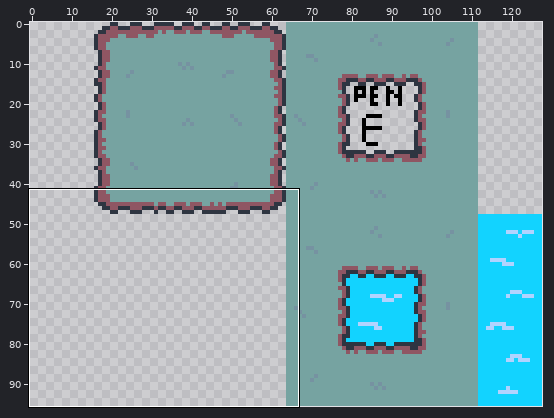
Sprite sheet, stored at Aseprite/Terrain.png. Above: a wide view before the commit, with the close-up outlined.
Close-up. The starting point:
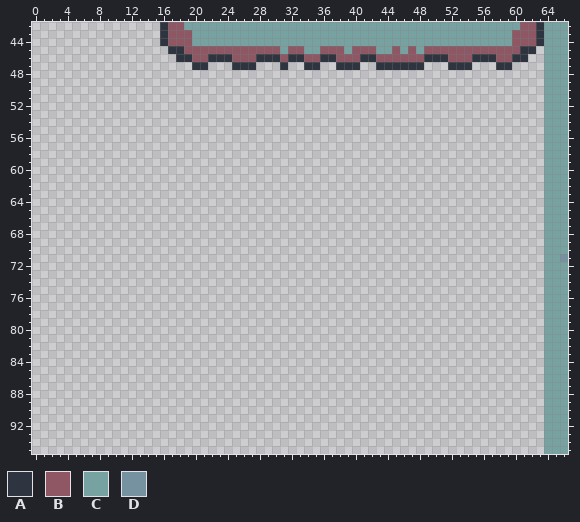
The file is 128x96 pixels. Shown: x 0..66, y 42..95.
Palette (. is transparent): A #2e3541  B #8f5663  C #76a3a1  D #7692a1
Pixels before (only the part around the change), first column x 0:
42 ................ABBCCCCCCCCCCCCCCCCCCCCCCCCCCCCCCCCCCCCCCCCCCBBACCC
43 ................ABBBCCCCCCCCCCCCCCCCCCCCCCCCCCCCCCCCCCCCCCCCBBBACCC
44 ................ABBBCCCCCCCCCCCCCCCCCCCCCCCCCCCCCCCCCCCCCCCCBBBACCC
45 .................AABBBBBBBBBBBBCBBCCBBBCBBBCCBCBCBBBBBBBBBBBBAA.CCC
46 ..................AABBAAABBBAAABAABBAABBBAABBBBBBAAABBBAAABBAA..CCC
47 ....................AA...AAA...A..AA..AAA..AAAAAA...AAA...AA....CCC
48 ................................................................CCC
49 ................................................................CCC
50 ................................................................CCC
51 ................................................................CCC
52 ................................................................CCC
53 ................................................................CCC
54 ................................................................CCC
55 ................................................................CCC
56 ................................................................CCC
57 ................................................................CCC
58 ................................................................CCC
59 ................................................................CCC
60 ................................................................CCC
61 ................................................................CCC
62 ................................................................CCC
63 ................................................................CCC
64 ................................................................CCC
65 ................................................................CCC
66 ................................................................CCC
67 ................................................................CCC
68 ................................................................CCC
69 ................................................................CCC
70 ................................................................CCC
71 ................................................................CCD
72 ................................................................CCC
73 ................................................................CCC
74 ................................................................CCC
75 ................................................................CCC
76 ................................................................CCC
77 ................................................................CCC
78 ................................................................CCC
79 ................................................................CCC
80 ................................................................CCC
81 ................................................................CCC
82 ................................................................CCC
83 ................................................................CCC
84 ................................................................CCC
85 ................................................................CCC
86 ................................................................CCC
87 ................................................................CCC
88 ................................................................CCC
89 ................................................................CCC
90 ................................................................CCC
91 ................................................................CCC
92 ................................................................CCC
93 ................................................................CCC
94 ................................................................CCC
95 ................................................................CCC
The same view after the edit:
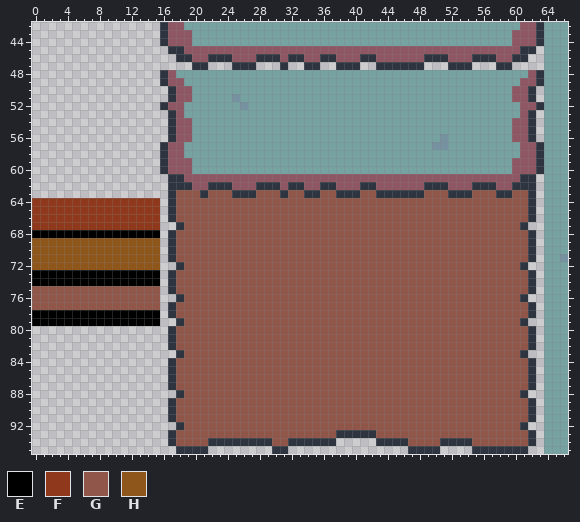
Colours new in this view: E #000000  F #8f381c  G #8f5649  H #8f561c
Edits made:
Changed rows in their new state; - is an unchanged pixel.
first column x 0:
45 -------------------------------B--BB---B---BB-B-B---------------
48 ----------------ABCCCCCCCCCCCCCCCCCCCCCCCCCCCCCCCCCCCCCCCCCCCCBA
49 ----------------ABBCCCCCCCCCCCCCCCCCCCCCCCCCCCCCCCCCCCCCCCCCCBBA
50 -----------------ABBCCCCCCCCCCCCCCCCCCCCCCCCCCCCCCCCCCCCCCCCBBA-
51 -----------------ABBCCCCCDCCCCCCCCCCCCCCCCCCCCCCCCCCCCCCCCCCBBA-
52 ----------------ABBCCCCCCCDCCCCCCCCCCCCCCCCCCCCCCCCCCCCCCCCCCBBA
53 -----------------ABCCCCCCCCCCCCCCCCCCCCCCCCCCCCCCCCCCCCCCCCCCBA-
54 -----------------ABBCCCCCCCCCCCCCCCCCCCCCCCCCCCCCCCCCCCCCCCCBBA-
55 -----------------ABBCCCCCCCCCCCCCCCCCCCCCCCCCCCCCCCCCCCCCCCCBBA-
56 -----------------ABBCCCCCCCCCCCCCCCCCCCCCCCCCCCCCCCDCCCCCCCCBBA-
57 ----------------ABBCCCCCCCCCCCCCCCCCCCCCCCCCCCCCCCDDCCCCCCCCCBBA
58 ----------------ABBCCCCCCCCCCCCCCCCCCCCCCCCCCCCCCCCCCCCCCCCCCBBA
59 ----------------ABBBCCCCCCCCCCCCCCCCCCCCCCCCCCCCCCCCCCCCCCCCBBBA
60 ----------------ABBBCCCCCCCCCCCCCCCCCCCCCCCCCCCCCCCCCCCCCCCCBBBA
61 -----------------AABBBBBBBBBBBBBBBBBBBBBBBBBBBBBBBBBBBBBBBBBBAA-
62 -----------------AAABBAAABBBAAABAABBAABBBAABBBBBBAAABBBAAABBAAA-
63 -----------------AGGGAGGGAAAGGGAGGAAGGAAAGGAAAAAAGGGAAAGGGAAGGA-
64 FFFFFFFFFFFFFFFF-AGGGGGGGGGGGGGGGGGGGGGGGGGGGGGGGGGGGGGGGGGGGGA-
65 FFFFFFFFFFFFFFFF-AGGGGGGGGGGGGGGGGGGGGGGGGGGGGGGGGGGGGGGGGGGGGA-
66 FFFFFFFFFFFFFFFF-AGGGGGGGGGGGGGGGGGGGGGGGGGGGGGGGGGGGGGGGGGGGGA-
67 FFFFFFFFFFFFFFFF--AGGGGGGGGGGGGGGGGGGGGGGGGGGGGGGGGGGGGGGGGGGA--
68 EEEEEEEEEEEEEEEE-AGGGGGGGGGGGGGGGGGGGGGGGGGGGGGGGGGGGGGGGGGGGGA-
69 HHHHHHHHHHHHHHHH-AGGGGGGGGGGGGGGGGGGGGGGGGGGGGGGGGGGGGGGGGGGGGA-
70 HHHHHHHHHHHHHHHH-AGGGGGGGGGGGGGGGGGGGGGGGGGGGGGGGGGGGGGGGGGGGGA-
71 HHHHHHHHHHHHHHHH-AGGGGGGGGGGGGGGGGGGGGGGGGGGGGGGGGGGGGGGGGGGGGA-
72 HHHHHHHHHHHHHHHH--AGGGGGGGGGGGGGGGGGGGGGGGGGGGGGGGGGGGGGGGGGGA--
73 EEEEEEEEEEEEEEEE-AGGGGGGGGGGGGGGGGGGGGGGGGGGGGGGGGGGGGGGGGGGGGA-
74 EEEEEEEEEEEEEEEE-AGGGGGGGGGGGGGGGGGGGGGGGGGGGGGGGGGGGGGGGGGGGGA-
75 GGGGGGGGGGGGGGGG-AGGGGGGGGGGGGGGGGGGGGGGGGGGGGGGGGGGGGGGGGGGGGA-
76 GGGGGGGGGGGGGGGG--AGGGGGGGGGGGGGGGGGGGGGGGGGGGGGGGGGGGGGGGGGGA--
77 GGGGGGGGGGGGGGGG-AGGGGGGGGGGGGGGGGGGGGGGGGGGGGGGGGGGGGGGGGGGGGA-
78 EEEEEEEEEEEEEEEE-AGGGGGGGGGGGGGGGGGGGGGGGGGGGGGGGGGGGGGGGGGGGGA-
79 EEEEEEEEEEEEEEEE--AGGGGGGGGGGGGGGGGGGGGGGGGGGGGGGGGGGGGGGGGGGA--
80 -----------------AGGGGGGGGGGGGGGGGGGGGGGGGGGGGGGGGGGGGGGGGGGGGA-
81 -----------------AGGGGGGGGGGGGGGGGGGGGGGGGGGGGGGGGGGGGGGGGGGGGA-
82 -----------------AGGGGGGGGGGGGGGGGGGGGGGGGGGGGGGGGGGGGGGGGGGGGA-
83 ------------------AGGGGGGGGGGGGGGGGGGGGGGGGGGGGGGGGGGGGGGGGGGA--
84 -----------------AGGGGGGGGGGGGGGGGGGGGGGGGGGGGGGGGGGGGGGGGGGGGA-
85 -----------------AGGGGGGGGGGGGGGGGGGGGGGGGGGGGGGGGGGGGGGGGGGGGA-
86 -----------------AGGGGGGGGGGGGGGGGGGGGGGGGGGGGGGGGGGGGGGGGGGGGA-
87 -----------------AGGGGGGGGGGGGGGGGGGGGGGGGGGGGGGGGGGGGGGGGGGGGA-
88 ------------------AGGGGGGGGGGGGGGGGGGGGGGGGGGGGGGGGGGGGGGGGGGA--
89 -----------------AGGGGGGGGGGGGGGGGGGGGGGGGGGGGGGGGGGGGGGGGGGGGA-
90 -----------------AGGGGGGGGGGGGGGGGGGGGGGGGGGGGGGGGGGGGGGGGGGGGA-
91 -----------------AGGGGGGGGGGGGGGGGGGGGGGGGGGGGGGGGGGGGGGGGGGGGA-
92 ------------------AGGGGGGGGGGGGGGGGGGGGGGGGGGGGGGGGGGGGGGGGGGA--
93 -----------------AGGGGGGGGGGGGGGGGGGGGAAAAAGGGGGGGGGGGGGGGGGGGA-
94 -----------------AGGGGAAAAAAAAGGAAAAAA-----AAAAGGGGAAAAGGGGGGGA-
95 ------------------AAAA--------AA---------------AAAA----AAAAAAA--
